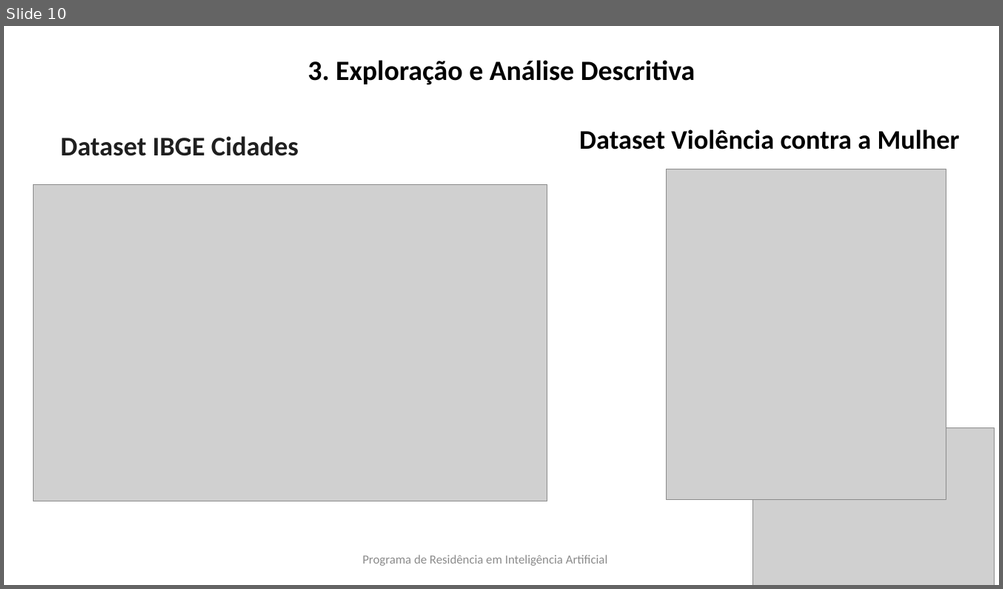
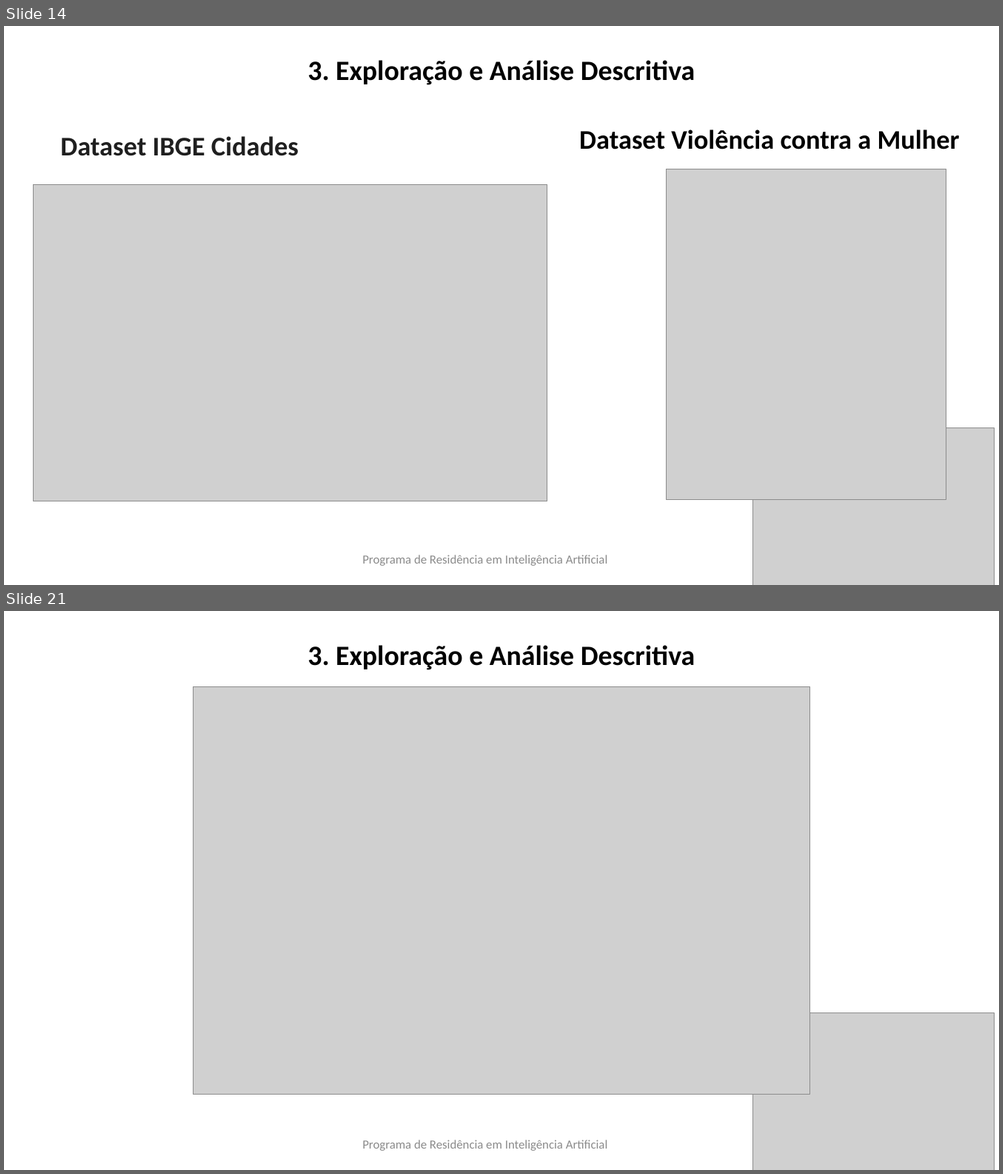
Before and after one commit to millercylindricalprojection/ATIVIDADE-AVALIATIVA-Big-Data-e-Minera-o-de-Dados, a slide deck: apresentacao e trabalhoDados/apresentacao.PPTX. Shown one above the other, each under a label of ours: slide 10 before the commit, slides 14 and 21 after it; the slides between them are not shown. The pictures are 1003x589 and 1003x1174 pixels, drawn with LibreOffice and Linux fonts; fonts in the diff are those of the drawing; grey boxes stand for pictures; background and template pictures are left out. Boxes give left, top, right and bottom in pixels: in the first picture for what was removed or moved away, otherwise in the second. Text is boxed around its words. In the diff, an @@ line names an element or a change of style, - is before the commit and + after.

```diff
--- a/apresentacao e trabalhoDados/apresentacao.PPTX
+++ b/apresentacao e trabalhoDados/apresentacao.PPTX
@@ slide 21 added at [4, 611, 999, 1170], background picture (left out) @@
@@ title added at [307, 645, 694, 670], 27 pt, text #000000, bold @@
+3. Exploração e Análise Descritiva
@@ picture added at [193, 686, 810, 1094] @@
@@ picture added at [753, 1014, 995, 1170] @@
@@ text added at [362, 1140, 608, 1151], 12 pt, text #8C8C8C @@
+Programa de Residência em Inteligência Artificial
@@ what was slide 10 is now slide 14 @@
```
Also in this commit, not shown: 9 slides changed, 15 other slides added.
